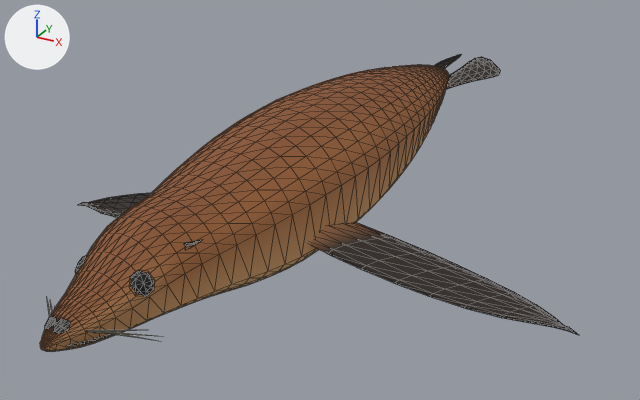
One commit to the glTF model assets/models/marine/california-sea-lion.glb: the scene before it, then after it.
Before and after are seen from a camera (50 mm lens) standing at (0.483, -0.887, 0.382) and looking at (-0.006, 0.002, -0.063). Every picture has the same lights, and +X, +Y and +Z are marked at upper left. The older version comes first. Mesh edges are drawn as thin lines. Vertices at exactly the same position are counted once.

The first picture shows 'california-sea-lion-body'.
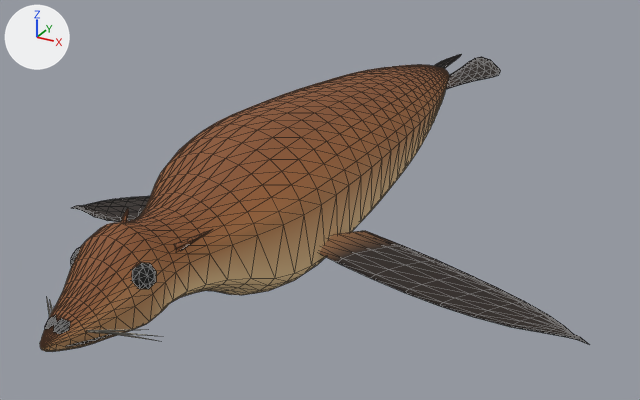
The change in detail:
me_mesh_0 is used by ob_california_sea_lion_body; location (0.0, 0.0, 0.0).
me_mesh_0 had 1766 vertices, 3432 faces and spanned x -0.34..0.34, y -0.468..0.529, z -0.111..0.082.
me_mesh_0 now has 1766 vertices, 3432 faces and spans x -0.352..0.352, y -0.468..0.529, z -0.118..0.09.
me_mesh_0 part 1: the loose piece of 109 vertices spanning x 0.054..0.34, y -0.158..-0.068, z -0.111..-0.025 is moved by (0.012, -0.001, -0.007).
me_mesh_0 part 2: the loose piece of 109 vertices spanning x -0.34..-0.054, y -0.158..-0.068, z -0.111..-0.025 is moved by (-0.012, -0.001, -0.007).
me_mesh_0 part 3: the loose piece of 34 vertices spanning x 0.022..0.041, y -0.392..-0.369, z 0.003..0.026 is multiplied about its middle by the matrix ((0.987, -0.149, 0.063), (0.15, 0.988, -0.02), (-0.06, 0.029, 0.998)), then moved by (0.004, 0.0, 0.008).
me_mesh_0 part 4: the loose piece of 34 vertices spanning x -0.041..-0.022, y -0.392..-0.369, z 0.003..0.026 is multiplied about its middle by the matrix ((0.987, 0.149, -0.063), (-0.15, 0.988, -0.02), (0.06, 0.029, 0.998)), then moved by (-0.004, 0.0, 0.008).
me_mesh_0 part 5: 546 of 1766 vertices moved; they spanned x -0.087..0.087, y -0.427..0.034, z -0.086..0.082 and now span x -0.093..0.093, y -0.427..0.034, z -0.097..0.09; mean shift (0.0, 0.0, 0.001); largest move (0.0, -0.381, 0.036) -> (0.0, -0.381, 0.052).
me_mesh_0 part 6: 763 faces centred in x -0.072..0.072, y -0.356..0.377, z -0.086..-0.004 are repainted in the vertex colours; the middle colour goes from beige #dcb07a to beige #ecc994.
me_mesh_0 part 7: 93 faces centred in x -0.079..0.079, y -0.369..0.381, z -0.035..0.0 are repainted in the vertex colours; the middle colour goes from orange #cd9965 to beige #ecc994.
me_mesh_0 part 8: 147 faces centred in x -0.083..0.083, y -0.468..0.381, z -0.014..0.012 are repainted in the vertex colours; the middle colour goes from orange #b58355 to orange #c08959.

Pixel boxes (x1, y1, x2, y2) of what changed, in the pictures (640 x 400 px; the box of a moved part takes in the faces that stretch with it):
'california-sea-lion-body', reshaped, recoloured
    before: (40, 54, 579, 352)
    after: (40, 54, 589, 352)
part 1 of me_mesh_0, moved or reshaped
    before: (311, 222, 579, 335)
    after: (320, 231, 589, 344)
part 2 of me_mesh_0, moved or reshaped
    before: (78, 193, 150, 217)
    after: (72, 196, 150, 222)
part 3 of me_mesh_0, moved or reshaped
    before: (130, 270, 154, 297)
    after: (132, 263, 156, 289)
part 4 of me_mesh_0, moved or reshaped
    before: (75, 255, 87, 275)
    after: (70, 247, 81, 267)
part 5 of me_mesh_0, moved or reshaped
    both: (51, 79, 399, 341)
part 6 of me_mesh_0, recoloured
    before: (170, 211, 368, 312)
    after: (172, 257, 326, 302)
part 7 of me_mesh_0, recoloured
    before: (149, 89, 446, 320)
    after: (162, 89, 446, 311)
part 8 of me_mesh_0, recoloured
    both: (108, 90, 445, 337)
